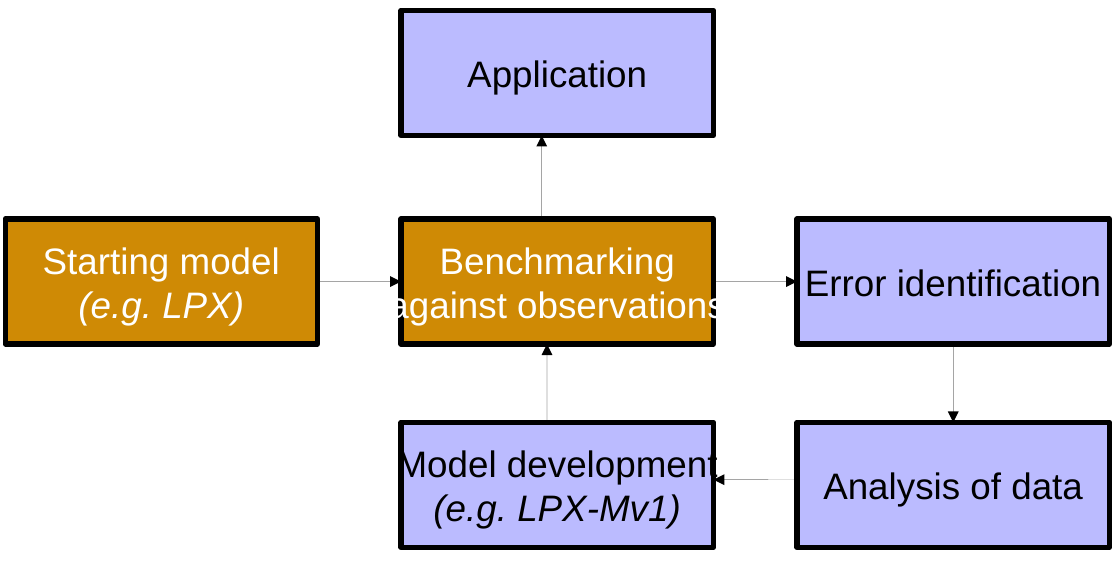
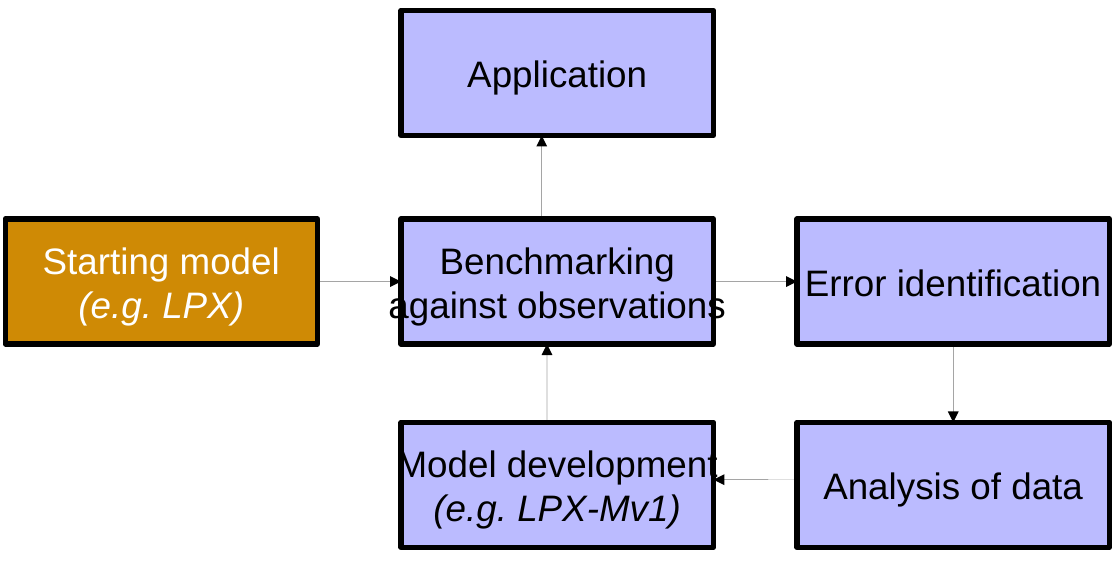
Before and after one commit to douglask3/r-cv, a slide deck: slide 8 of CEHlandSurface/images/PresStructure.odp. Drawn at 1120x563 pixels with LibreOffice and Linux fonts; fonts in the diff are those of the drawing. Boxes give left, top, right and bottom in pixels: in the first picture for what was removed or moved away, otherwise in the second. Text is boxed around its words. In the diff, an @@ line names an element or a change of style, - is before the commit and + after.

```diff
--- a/CEHlandSurface/images/PresStructure.odp
+++ b/CEHlandSurface/images/PresStructure.odp
@@ rectangle "Benchmarking against observations" at (x1=401, y1=218, x2=713, y2=342): text colour #FFFFFF to #000000; fill #CF8A05 to #BBBBFF @@
```
Also in this commit, not shown: 2 slides added, 19 other files.
